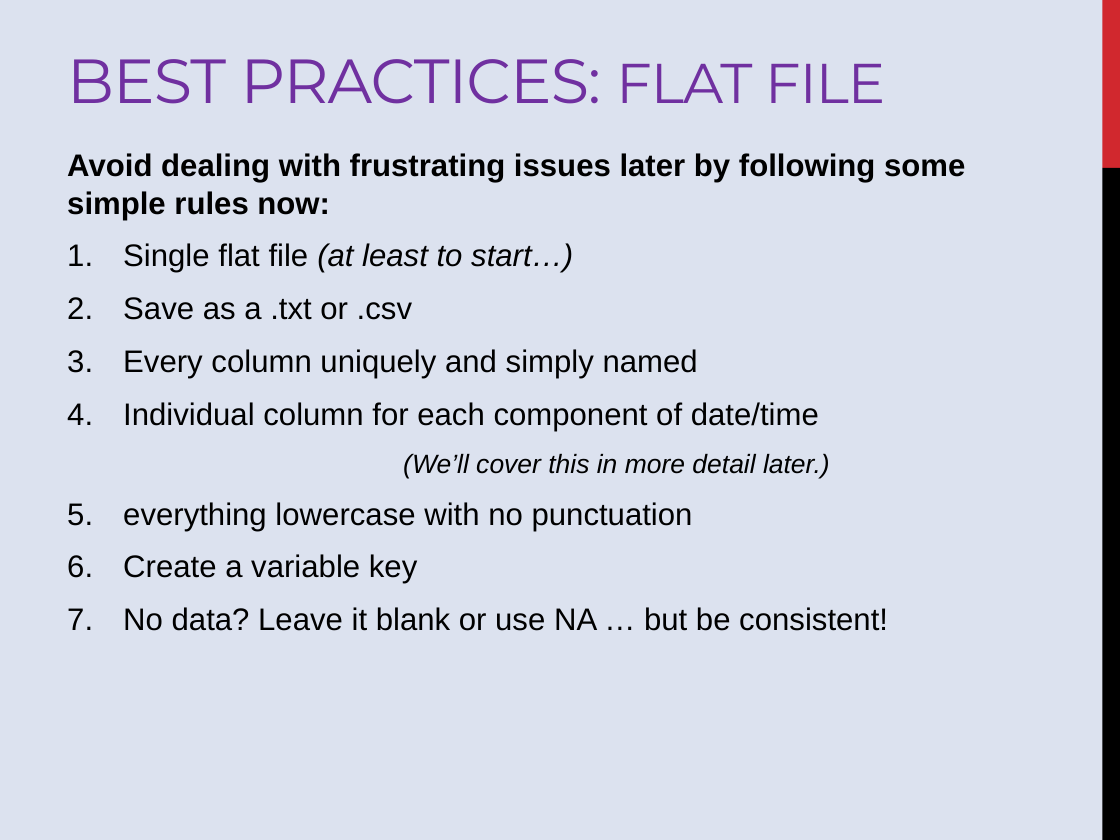
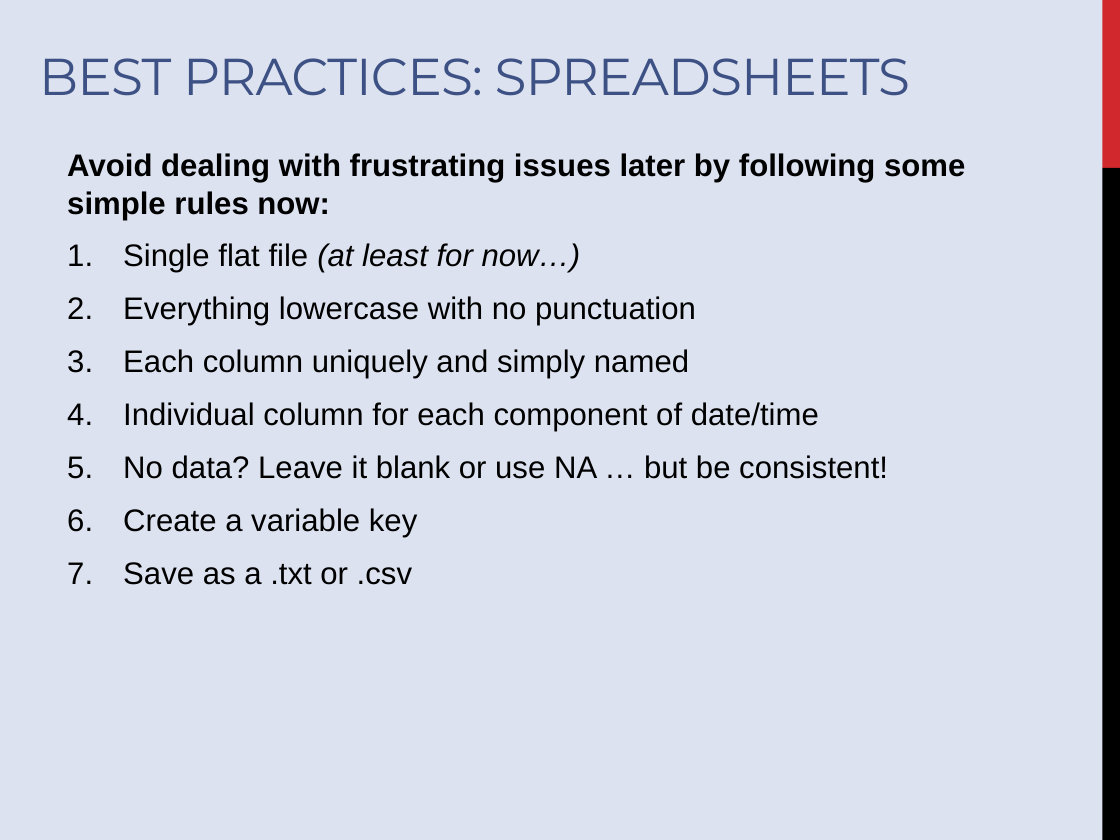
Before and after one commit to DanielleQuinn/RBarMUN, a slide deck: slide 4 of IntroWorkshop/RBar_IntroII.pptx (slide 6 before the commit). Drawn at 1120x840 pixels with LibreOffice and Linux fonts; fonts in the diff are those of the drawing. Boxes give left, top, right and bottom in pixels: in the first picture for what was removed or moved away, otherwise in the second. Text is boxed around its words. In the diff, an @@ line names an element or a change of style, - is before the commit and + after.

Commit message:
Updated .pptx

```diff
--- a/IntroWorkshop/RBar_IntroII.pptx
+++ b/IntroWorkshop/RBar_IntroII.pptx
@@ text at <box>39,58,910,96</box>: text changed; size 40 to 33.3 pt; text colour #7030A0 to #3D5185 @@
-BEST PRACTICES: FLAT FILE
+BEST PRACTICES: SPREADSHEETS
@@ text at <box>123,243,888,537</box>: text changed; italic off @@
-1. Single flat file (at least to start…)
+1. Single flat file (at least for now…)
+2. Everything lowercase with no punctuation
+3. Each column uniquely and simply named
+4. Individual column for each component of date/time
+5. No data? Leave it blank or use NA … but be consistent!
+6. Create a variable key
@@ text at <box>123,349,888,631</box>: paragraphs removed @@
-3. Every column uniquely and simply named
-4. Individual column for each component of date/time
-(We’ll cover this in more detail later.)
-5. everything lowercase with no punctuation
-6. Create a variable key
-7. No data? Leave it blank or use NA … but be consistent!
```
Also in this commit, not shown: 1 other slide changed, 6 slides added, 4 slides removed.
